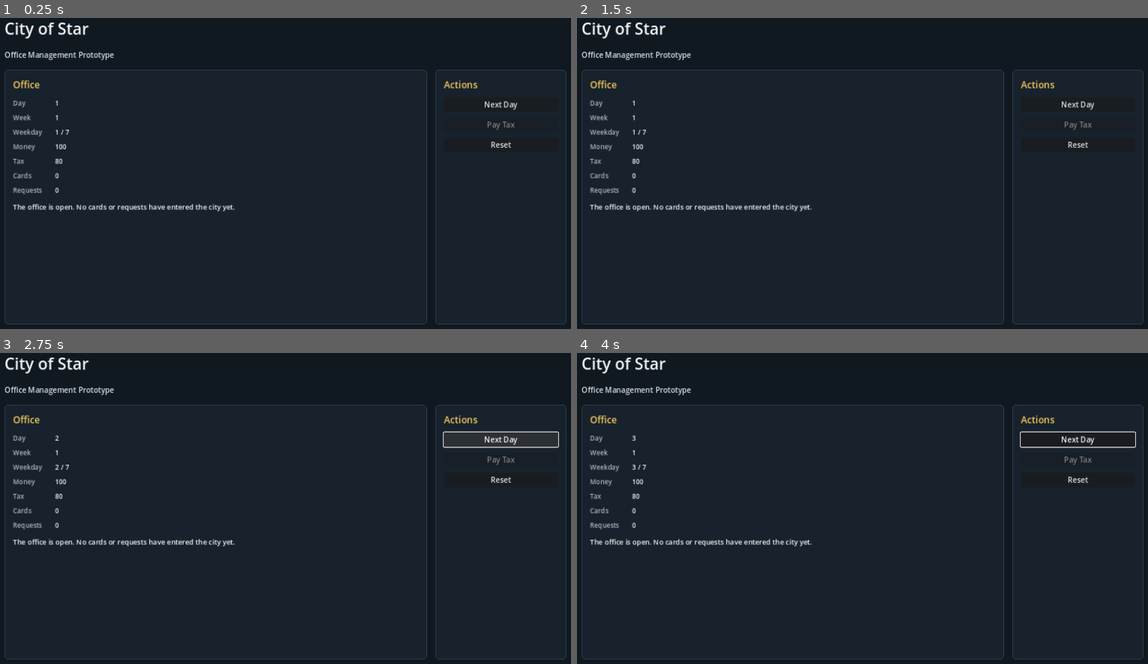
Above: before the commit, frames 1-4 (two rows, left to right).
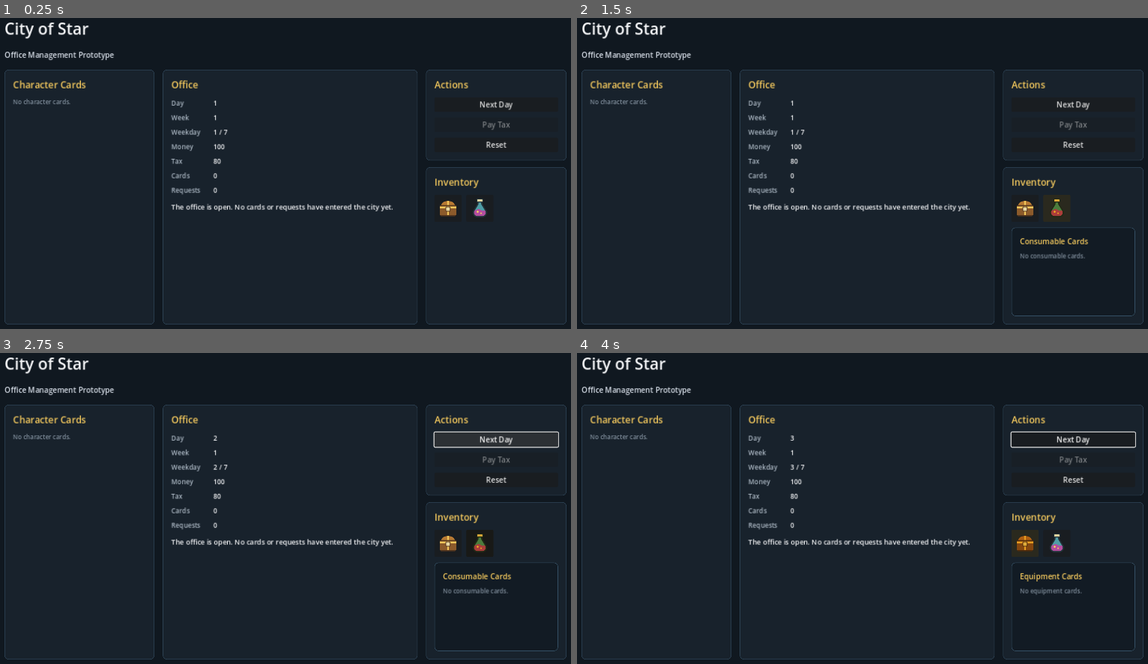
Above: after the commit, the same moments.

Repository: YOONRY/city_of_star
Game: Godot game, scene res://scenes/main/main.tscn
Same seed, same stepped clock (60 frames per second), same inputs: the game is played once before the commit and once after it.
Inputs (mouse positions are in pixels of both pictures, inside the frame that each line leads up to):
- Up to frame 1 (0.25 s): no input
- Up to frame 2 (1.5 s): click (1022, 207) at 0.52 s; click (1056, 207) at 1.27 s
- Up to frame 3 (2.75 s): click "Next Day" at 2 s
- Up to frame 4 (4 s): click "Next Day" at 2.75 s; click (1022, 542) at 3.52 s

The runs differ from the first frame. In frame 1, 3.0% of the frame differs, in the area x 2-100%, y 16-99%; in frame 2, 3.4%; in frame 3, 3.5%; in frame 4, 3.5%.

Commit message:
Add card inventory panels

Diff:
--- /dev/null
+++ b/assets/icons/chest_icon.svg
@@ -0,0 +1,9 @@
+<svg width="96" height="96" viewBox="0 0 96 96" fill="none" xmlns="http://www.w3.org/2000/svg">
+  <rect x="14" y="36" width="68" height="42" rx="6" fill="#8B5A2B"/>
+  <path d="M20 36C21.6 25.3 31 18 48 18C65 18 74.4 25.3 76 36" fill="#B77933"/>
+  <path d="M14 44H82" stroke="#F1C75B" stroke-width="7"/>
+  <path d="M48 18V78" stroke="#F1C75B" stroke-width="7"/>
+  <rect x="39" y="42" width="18" height="18" rx="3" fill="#E8D7A0" stroke="#53351E" stroke-width="3"/>
+  <path d="M20 78H76" stroke="#53351E" stroke-width="5" stroke-linecap="round"/>
+  <path d="M17 37H79" stroke="#53351E" stroke-width="5" stroke-linecap="round"/>
+</svg>
--- /dev/null
+++ b/assets/icons/potion_icon.svg
@@ -0,0 +1,8 @@
+<svg width="96" height="96" viewBox="0 0 96 96" fill="none" xmlns="http://www.w3.org/2000/svg">
+  <path d="M40 14H56V31L72 57C79 68.4 70.8 82 57.4 82H38.6C25.2 82 17 68.4 24 57L40 31V14Z" fill="#4F9DA6"/>
+  <path d="M35 54C40 50 47 51 53 55C58 58 63 59 69 55L72 61C77 71 70 82 57.4 82H38.6C26 82 19 71 24 61L28 55C30.4 56.1 32.7 55.8 35 54Z" fill="#B34E9F"/>
+  <rect x="36" y="10" width="24" height="12" rx="3" fill="#E8D7A0" stroke="#23343B" stroke-width="4"/>
+  <path d="M40 31L24 57C17 68.4 25.2 82 38.6 82H57.4C70.8 82 79 68.4 72 57L56 31V22H40V31Z" stroke="#23343B" stroke-width="5" stroke-linejoin="round"/>
+  <circle cx="39" cy="62" r="4" fill="#F4D35E"/>
+  <circle cx="53" cy="68" r="3" fill="#F4D35E"/>
+</svg>
--- a/scripts/ui/main_screen.gd
+++ b/scripts/ui/main_screen.gd
@@ -1,4 +1,6 @@
 extends Control
+
+const NO_ACTIVE_DRAWER := -1
 
 var day_value: Label
 var week_value: Label
@@ -11,6 +13,13 @@
 var next_day_button: Button
 var pay_tax_button: Button
 var reset_button: Button
+var character_card_list: VBoxContainer
+var inventory_drawer: PanelContainer
+var inventory_drawer_title: Label
+var inventory_card_list: VBoxContainer
+var equipment_button: Button
+var consumable_button: Button
+var active_drawer_type: int = NO_ACTIVE_DRAWER
 
 func _ready() -> void:
 	_build_ui()
@@ -49,6 +58,26 @@
 	body.size_flags_vertical = Control.SIZE_EXPAND_FILL
 	layout.add_child(body)
 
+	var character_panel := _make_panel()
+	character_panel.custom_minimum_size = Vector2(320, 0)
+	body.add_child(character_panel)
+
+	var character_box := VBoxContainer.new()
+	character_box.add_theme_constant_override("separation", 12)
+	character_panel.add_child(character_box)
+
+	character_box.add_child(_make_section_title("Character Cards"))
+
+	var character_scroll := ScrollContainer.new()
+	character_scroll.horizontal_scroll_mode = ScrollContainer.SCROLL_MODE_DISABLED
+	character_scroll.size_flags_vertical = Control.SIZE_EXPAND_FILL
+	character_box.add_child(character_scroll)
+
+	character_card_list = VBoxContainer.new()
+	character_card_list.add_theme_constant_override("separation", 10)
+	character_card_list.size_flags_horizontal = Control.SIZE_EXPAND_FILL
+	character_scroll.add_child(character_card_list)
+
 	var status_panel := _make_panel()
 	status_panel.size_flags_horizontal = Control.SIZE_EXPAND_FILL
 	body.add_child(status_panel)
@@ -78,9 +107,14 @@
 	status_label.size_flags_vertical = Control.SIZE_EXPAND_FILL
 	status_box.add_child(status_label)
 
+	var right_column := VBoxContainer.new()
+	right_column.custom_minimum_size = Vector2(300, 0)
+	right_column.add_theme_constant_override("separation", 14)
+	body.add_child(right_column)
+
 	var action_panel := _make_panel()
-	action_panel.custom_minimum_size = Vector2(280, 0)
-	body.add_child(action_panel)
+	action_panel.size_flags_horizontal = Control.SIZE_EXPAND_FILL
+	right_column.add_child(action_panel)
 
 	var action_box := VBoxContainer.new()
 	action_box.add_theme_constant_override("separation", 12)
@@ -103,12 +137,58 @@
 	reset_button.pressed.connect(_on_reset_pressed)
 	action_box.add_child(reset_button)
 
-
-func _make_panel() -> PanelContainer:
+	var inventory_panel := _make_panel()
+	inventory_panel.size_flags_horizontal = Control.SIZE_EXPAND_FILL
+	inventory_panel.size_flags_vertical = Control.SIZE_EXPAND_FILL
+	right_column.add_child(inventory_panel)
+
+	var inventory_box := VBoxContainer.new()
+	inventory_box.add_theme_constant_override("separation", 12)
+	inventory_panel.add_child(inventory_box)
+
+	inventory_box.add_child(_make_section_title("Inventory"))
+
+	var inventory_buttons := HBoxContainer.new()
+	inventory_buttons.add_theme_constant_override("separation", 10)
+	inventory_box.add_child(inventory_buttons)
+
+	equipment_button = _make_icon_button("res://assets/icons/chest_icon.svg", "Equipment Cards")
+	equipment_button.pressed.connect(_on_equipment_pressed)
+	inventory_buttons.add_child(equipment_button)
+
+	consumable_button = _make_icon_button("res://assets/icons/potion_icon.svg", "Consumable Cards")
+	consumable_button.pressed.connect(_on_consumable_pressed)
+	inventory_buttons.add_child(consumable_button)
+
+	inventory_drawer = _make_panel(Color("#121B24"), Color("#38556A"))
+	inventory_drawer.size_flags_vertical = Control.SIZE_EXPAND_FILL
+	inventory_drawer.visible = false
+	inventory_box.add_child(inventory_drawer)
+
+	var drawer_box := VBoxContainer.new()
+	drawer_box.add_theme_constant_override("separation", 10)
+	inventory_drawer.add_child(drawer_box)
+
+	inventory_drawer_title = _make_label("", 16)
+	inventory_drawer_title.add_theme_color_override("font_color", Color("#F4C95D"))
+	drawer_box.add_child(inventory_drawer_title)
+
+	var inventory_scroll := ScrollContainer.new()
+	inventory_scroll.horizontal_scroll_mode = ScrollContainer.SCROLL_MODE_DISABLED
+	inventory_scroll.size_flags_vertical = Control.SIZE_EXPAND_FILL
+	drawer_box.add_child(inventory_scroll)
+
+	inventory_card_list = VBoxContainer.new()
+	inventory_card_list.add_theme_constant_override("separation", 10)
+	inventory_card_list.size_flags_horizontal = Control.SIZE_EXPAND_FILL
+	inventory_scroll.add_child(inventory_card_list)
+
+
+func _make_panel(background_color: Color = Color("#18222C"), border_color: Color = Color("#2F4659")) -> PanelContainer:
 	var panel := PanelContainer.new()
 	var style := StyleBoxFlat.new()
-	style.bg_color = Color("#18222C")
-	style.border_color = Color("#2F4659")
+	style.bg_color = background_color
+	style.border_color = border_color
 	style.border_width_left = 1
 	style.border_width_right = 1
 	style.border_width_top = 1
@@ -125,6 +205,65 @@
 	return panel
 
 
+func _make_card_row(card: CardDefinition) -> PanelContainer:
+	var row := PanelContainer.new()
+	var style := StyleBoxFlat.new()
+	style.bg_color = Color("#21303C")
+	style.border_color = Color("#3A5365")
+	style.border_width_left = 1
+	style.border_width_right = 1
+	style.border_width_top = 1
+	style.border_width_bottom = 1
+	style.corner_radius_top_left = 6
+	style.corner_radius_top_right = 6
+	style.corner_radius_bottom_left = 6
+	style.corner_radius_bottom_right = 6
+	style.content_margin_left = 12
+	style.content_margin_right = 12
+	style.content_margin_top = 10
+	style.content_margin_bottom = 10
+	row.add_theme_stylebox_override("panel", style)
+	row.size_flags_horizontal = Control.SIZE_EXPAND_FILL
+
+	var box := VBoxContainer.new()
+	box.add_theme_constant_override("separation", 5)
+	row.add_child(box)
+
+	var name_label := _make_label(card.label(), 14)
+	name_label.clip_text = true
+	name_label.text_overrun_behavior = TextServer.OVERRUN_TRIM_ELLIPSIS
+	box.add_child(name_label)
+
+	var meta_label := _make_label(_card_meta(card), 12)
+	meta_label.add_theme_color_override("font_color", Color("#AAB6C2"))
+	meta_label.autowrap_mode = TextServer.AUTOWRAP_WORD_SMART
+	box.add_child(meta_label)
+
+	var stat_label := _make_label(_format_stats(card.stats), 12)
+	stat_label.add_theme_color_override("font_color", Color("#D7DEE8"))
+	box.add_child(stat_label)
+
+	return row
+
+
+func _make_empty_label(text: String) -> Label:
+	var label := _make_label(text, 13)
+	label.add_theme_color_override("font_color", Color("#7F8D9B"))
+	label.autowrap_mode = TextServer.AUTOWRAP_WORD_SMART
+	return label
+
+
+func _make_icon_button(icon_path: String, tooltip: String) -> Button:
+	var button := Button.new()
+	button.icon = load(icon_path)
+	button.expand_icon = true
+	button.tooltip_text = tooltip
+	button.custom_minimum_size = Vector2(58, 58)
+	button.size_flags_horizontal = Control.SIZE_SHRINK_BEGIN
+	button.focus_mode = Control.FOCUS_NONE
+	return button
+
+
 func _make_label(text: String, font_size: int) -> Label:
 	var label := Label.new()
 	label.text = text
@@ -172,6 +311,9 @@
 	)
 	pay_tax_button.disabled = not tax_can_be_paid
 	next_day_button.disabled = GameState.is_game_over
+	_refresh_character_cards()
+	_refresh_inventory_drawer()
+	_refresh_inventory_buttons()
 
 	if GameState.is_game_over:
 		status_label.text = "Game Over: %s" % GameState.game_over_reason
@@ -183,6 +325,103 @@
 		status_label.text = "The office is ready for daily operations."
 
 
+func _refresh_character_cards() -> void:
+	var character_cards := _get_cards_by_type(GameEnums.CardType.CHARACTER)
+	_populate_card_list(character_card_list, character_cards, "No character cards.")
+
+
+func _refresh_inventory_drawer() -> void:
+	if active_drawer_type == NO_ACTIVE_DRAWER:
+		inventory_drawer.visible = false
+		return
+
+	inventory_drawer.visible = true
+
+	if active_drawer_type == GameEnums.CardType.EQUIPMENT:
+		inventory_drawer_title.text = "Equipment Cards"
+		_populate_card_list(
+			inventory_card_list,
+			_get_cards_by_type(GameEnums.CardType.EQUIPMENT),
+			"No equipment cards."
+		)
+	elif active_drawer_type == GameEnums.CardType.CONSUMABLE:
+		inventory_drawer_title.text = "Consumable Cards"
+		_populate_card_list(
+			inventory_card_list,
+			_get_cards_by_type(GameEnums.CardType.CONSUMABLE),
+			"No consumable cards."
+		)
+
+
+func _refresh_inventory_buttons() -> void:
+	equipment_button.modulate = Color("#F4C95D") if active_drawer_type == GameEnums.CardType.EQUIPMENT else Color.WHITE
+	consumable_button.modulate = Color("#F4C95D") if active_drawer_type == GameEnums.CardType.CONSUMABLE else Color.WHITE
+
+
+func _populate_card_list(container: VBoxContainer, cards: Array[CardDefinition], empty_text: String) -> void:
+	_clear_children(container)
+
+	if cards.is_empty():
+		container.add_child(_make_empty_label(empty_text))
+		return
+
+	for card in cards:
+		container.add_child(_make_card_row(card))
+
+
+func _get_cards_by_type(card_type: int) -> Array[CardDefinition]:
+	var filtered: Array[CardDefinition] = []
+
+	for card in ContentCatalog.cards:
+		if card != null and card.card_type == card_type:
+			filtered.append(card)
+
+	filtered.sort_custom(Callable(self, "_sort_cards_by_label"))
+	return filtered
+
+
+func _sort_cards_by_label(first: CardDefinition, second: CardDefinition) -> bool:
+	return first.label().naturalnocasecmp_to(second.label()) < 0
+
+
+func _clear_children(container: Node) -> void:
+	for child in container.get_children():
+		container.remove_child(child)
+		child.queue_free()
+
+
+func _card_meta(card: CardDefinition) -> String:
+	var parts: PackedStringArray = []
+
+	if card.is_character():
+		if not String(card.job).is_empty():
+			parts.append(String(card.job))
+		if card.weekly_wage > 0:
+			parts.append("Wage %s" % card.weekly_wage)
+	else:
+		parts.append(GameEnums.card_type_label(card.card_type))
+
+	if not card.tags.is_empty():
+		parts.append(", ".join(card.tags))
+
+	if parts.is_empty():
+		return GameEnums.card_type_label(card.card_type)
+
+	return " / ".join(parts)
+
+
+func _format_stats(stats: StatBlock) -> String:
+	if stats == null:
+		return "STR 0  AGI 0  INT 0  CHM 0"
+
+	return "STR %s  AGI %s  INT %s  CHM %s" % [
+		stats.strength,
+		stats.agility,
+		stats.intelligence,
+		stats.charm,
+	]
+
+
 func _on_next_day_pressed() -> void:
 	GameState.advance_day()
 
@@ -193,3 +432,21 @@
 
 func _on_reset_pressed() -> void:
 	GameState.reset_game()
+
+
+func _on_equipment_pressed() -> void:
+	_toggle_inventory_drawer(GameEnums.CardType.EQUIPMENT)
+
+
+func _on_consumable_pressed() -> void:
+	_toggle_inventory_drawer(GameEnums.CardType.CONSUMABLE)
+
+
+func _toggle_inventory_drawer(card_type: int) -> void:
+	if active_drawer_type == card_type:
+		active_drawer_type = NO_ACTIVE_DRAWER
+	else:
+		active_drawer_type = card_type
+
+	_refresh_inventory_drawer()
+	_refresh_inventory_buttons()
Not shown, changed: .gitignore
